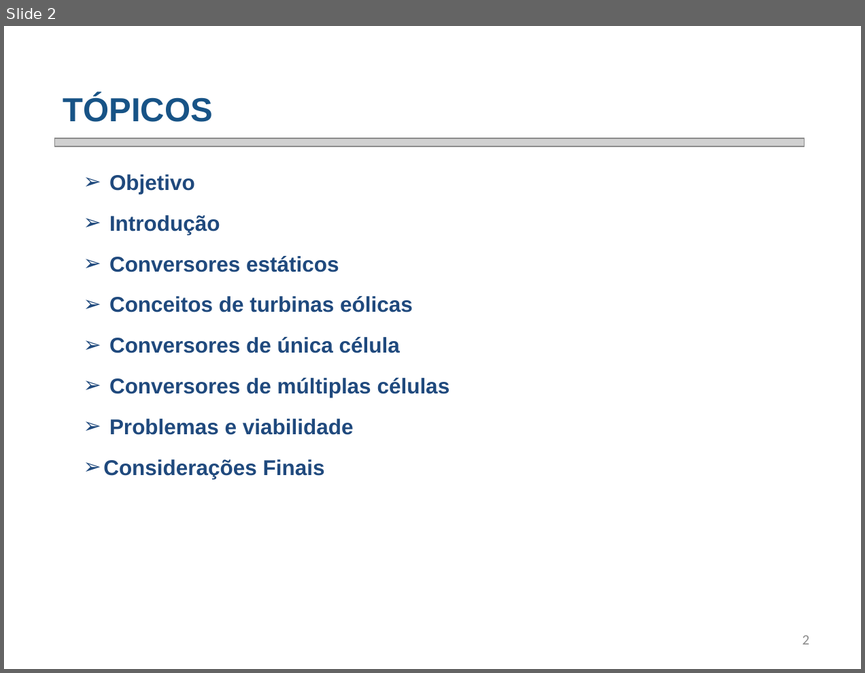
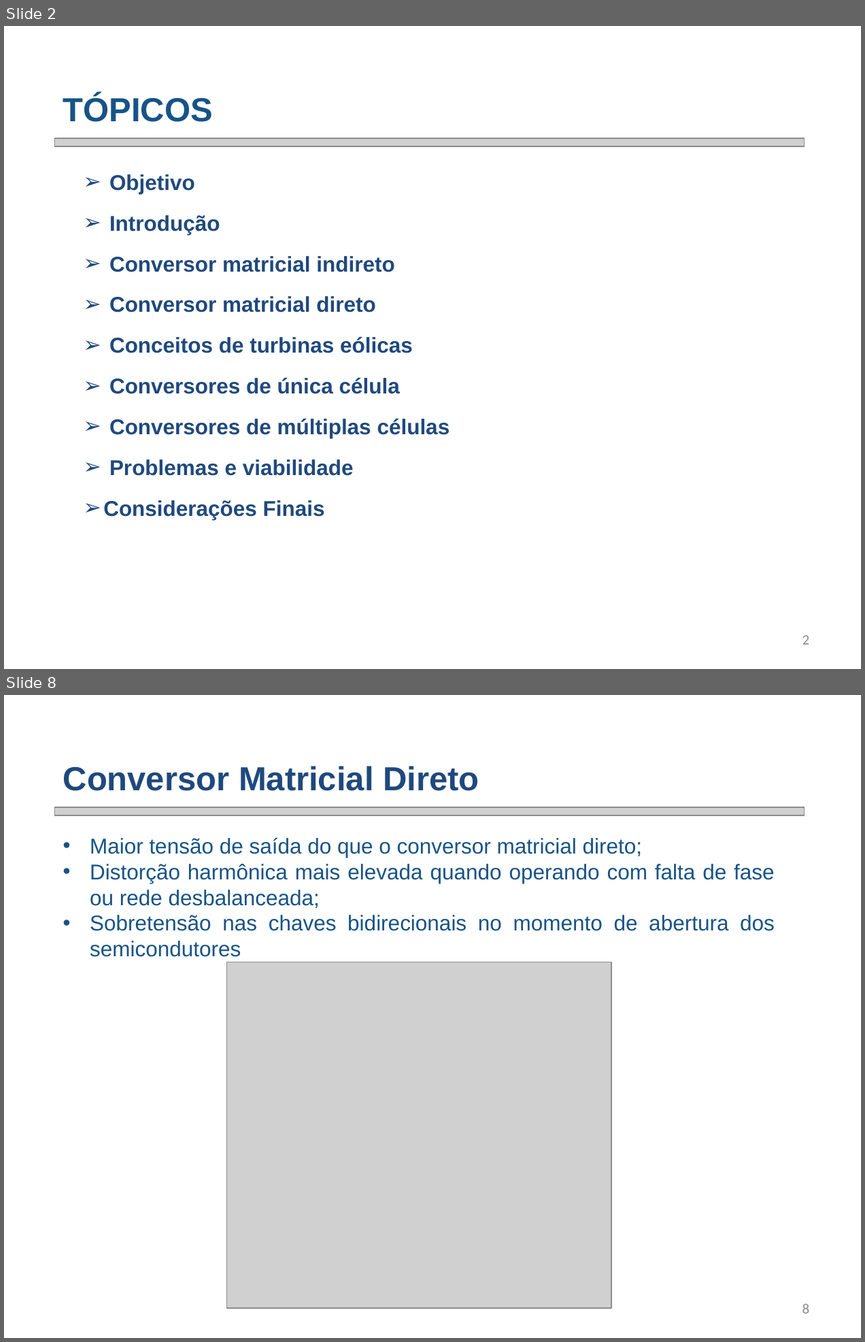
Before and after one commit to smarley2/ED1, a slide deck: Apresentação ED - Análise de perdas em conversor matricial - Fábio Posser.pptx. Shown one above the other, each under a label of ours: slide 2 before the commit, slides 2 and 8 after it; the slides between them are not shown. The pictures are 865x673 and 865x1342 pixels, drawn with LibreOffice and Linux fonts; fonts in the diff are those of the drawing; grey boxes stand for pictures; background and template pictures are left out. Boxes give left, top, right and bottom in pixels: in the first picture for what was removed or moved away, otherwise in the second. Text is boxed around its words. In the diff, an @@ line names an element or a change of style, - is before the commit and + after.

```diff
--- a/Apresentação ED - Análise de perdas em conversor matricial - Fábio Posser.pptx
+++ b/Apresentação ED - Análise de perdas em conversor matricial - Fábio Posser.pptx
@@ slide 8 added at [4,695,861,1338], background picture (left out) @@
@@ text added at [63,766,479,791], 28 pt, text #1F497D, bold @@
+Conversor Matricial Direto
@@ picture added at [54,807,804,816] @@
@@ text added at [90,837,774,957], 18 pt, text #175386 @@
+  • Maior tensão de saída do que o conversor matricial direto;
+  • Distorção harmônica mais elevada quando operando com falta de fase ou rede desbalanceada;
+  • Sobretensão nas chaves bidirecionais no momento de abertura dos semicondutores
@@ picture added at [227,962,611,1308] @@
@@ page number added at [802,1304,810,1313], 12 pt, text #8C8C8C @@
+8
@@ slide 2 changed as well @@
@@ text at [109,256,394,312]: text changed @@
-➢ Conversores estáticos
+➢ Conversor matricial indireto
+➢ Conversor matricial direto
```
Also in this commit, not shown: 2 other slides changed, 18 other slides added, 19 slides removed.
